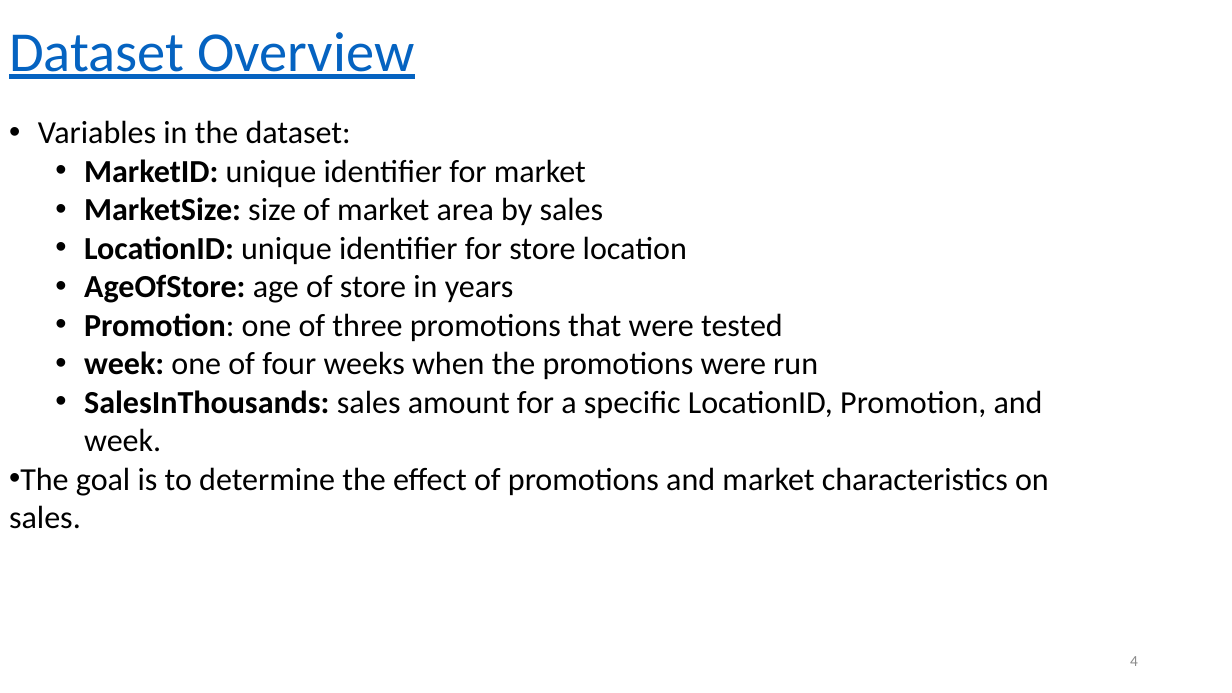
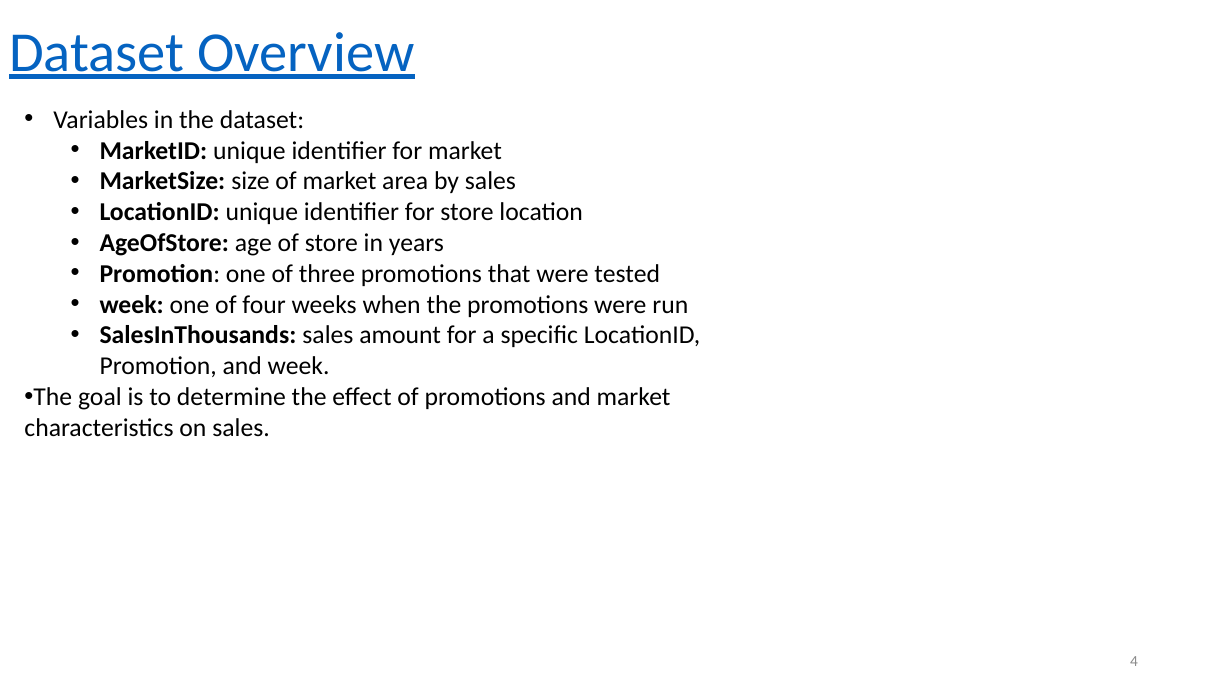
Before and after one commit to lopamudra01/sale, a slide deck: slide 4 of Marketing Experiment Analysis for a Fast-Food Chain ..pptx. Drawn at 1232x693 pixels with LibreOffice and Linux fonts; fonts in the diff are those of the drawing. Boxes give left, top, right and bottom in pixels: in the first picture for what was removed or moved away, otherwise in the second. Text is boxed around its words. In the diff, an @@ line names an element or a change of style, - is before the commit and + after.

```diff
--- a/Marketing Experiment Analysis for a Fast-Food Chain ..pptx
+++ b/Marketing Experiment Analysis for a Fast-Food Chain ..pptx
@@ text "Variables in the dataset:": place and size @@
-text "Variables in the dataset:" at box(9, 120, 1049, 529)
+text "Variables in the dataset:" at box(24, 110, 700, 437)
@@ text "Variables in the dataset:" at box(24, 110, 700, 437): size 25 to 20 pt @@
```
Also in this commit, not shown: 10 other slides changed, 1 slide removed.
